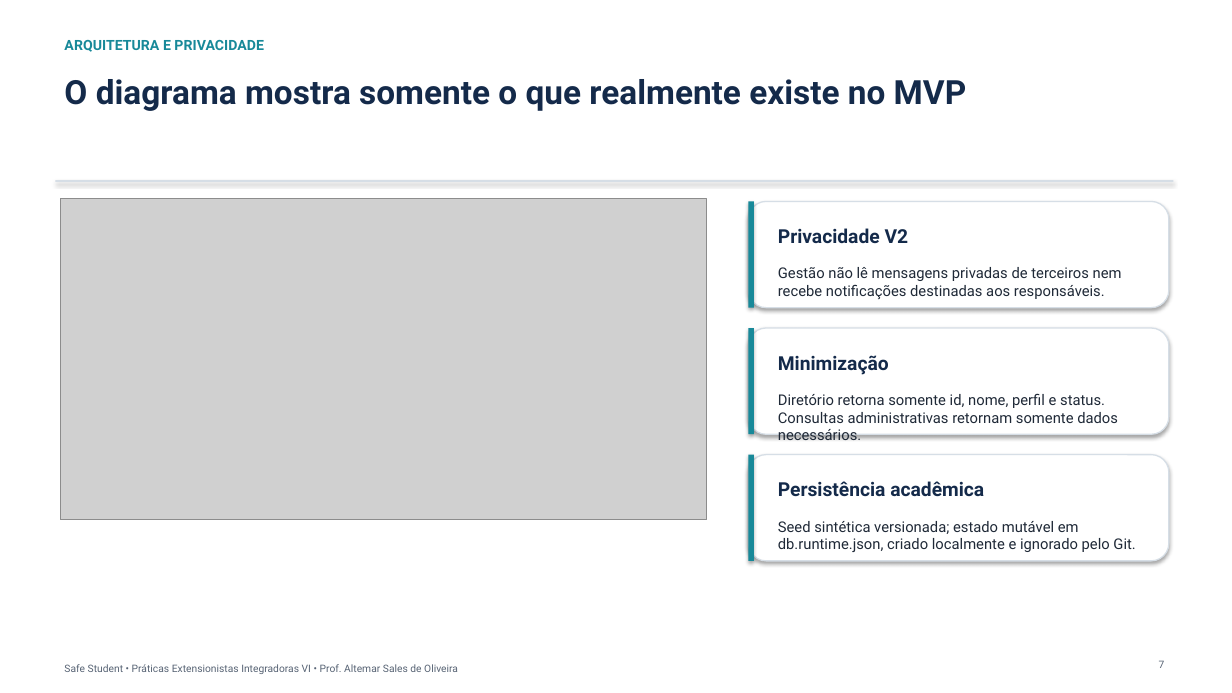
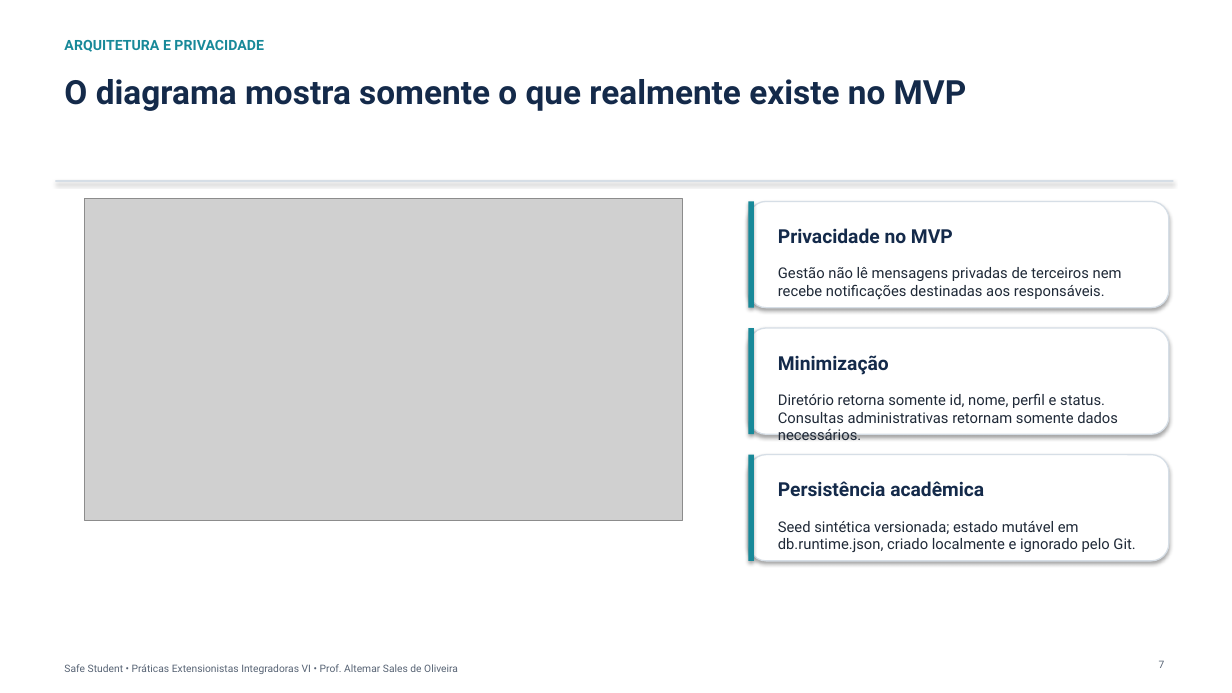
Before and after one commit to richaferreira/Safe_Student, a slide deck: slide 7 of 08_Apresentacao_Final_Safe_Student.pptx. Drawn at 1232x693 pixels with LibreOffice and Linux fonts; fonts in the diff are those of the drawing; grey boxes stand for pictures. Boxes give left, top, right and bottom in pixels: in the first picture for what was removed or moved away, otherwise in the second. Text is boxed around its words. In the diff, an @@ line names an element or a change of style, - is before the commit and + after.

```diff
--- a/08_Apresentacao_Final_Safe_Student.pptx
+++ b/08_Apresentacao_Final_Safe_Student.pptx
@@ picture: place and size @@
-picture at [60,199,707,520]
+picture at [85,199,682,520]
@@ text at [778,228,953,243]: text changed @@
-Privacidade V2
+Privacidade no MVP
```
Also in this commit, not shown: 6 other slides changed, 1 slide added, 1 slide removed.
